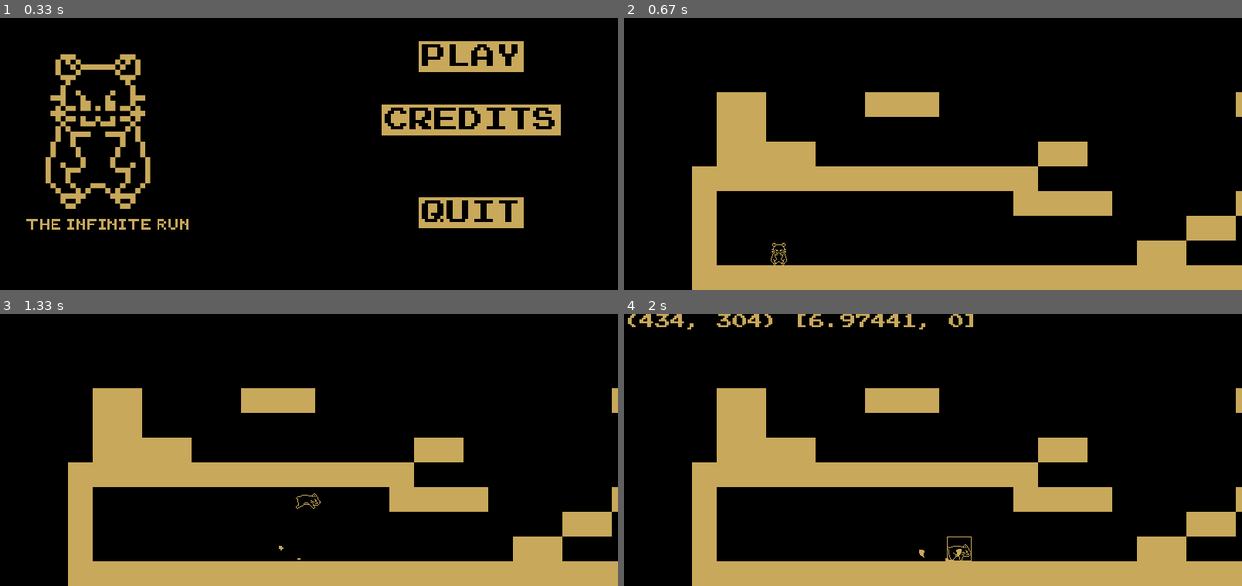
Above: before the commit, frames 1-4 (two rows, left to right).
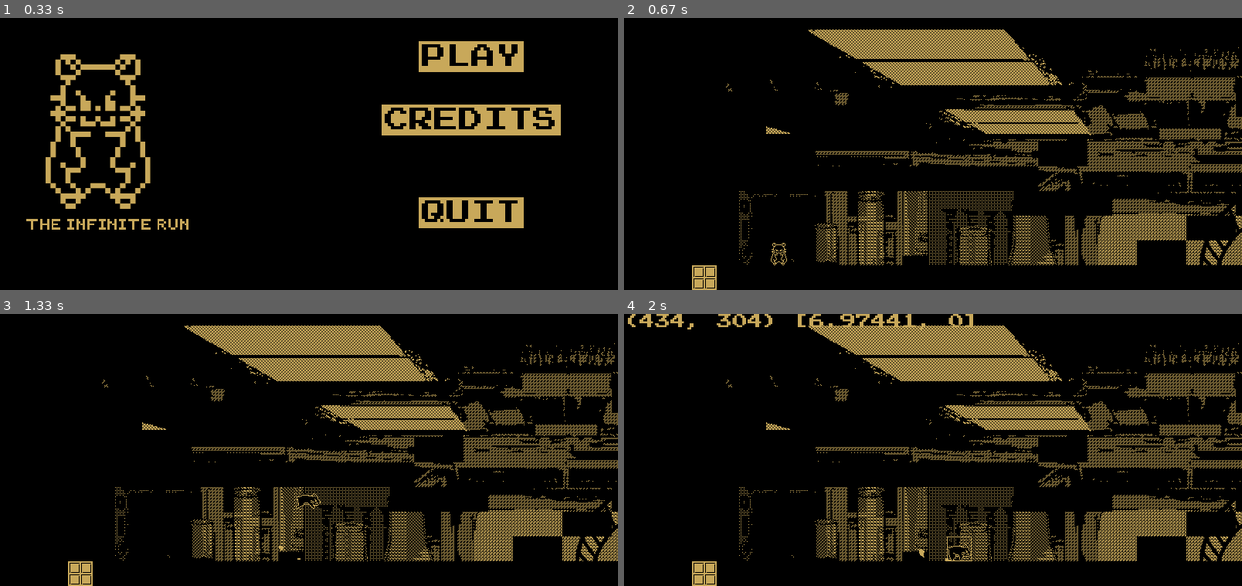
Above: after the commit, the same moments.

Repository: MinekPo1/theInfiniteEscape
Game: pygame game, started from code/main.py
Same seed, same stepped clock (60 frames per second), same inputs: the game is played once before the commit and once after it.
Inputs (mouse positions are in pixels of both pictures, inside the frame that each line leads up to):
- Up to frame 1 (0.33 s): no input
- Up to frame 2 (0.67 s): click "PLAY" at 0.38 s
- Up to frame 3 (1.33 s): hold Right 0.67-1.13 s; move the mouse to (284, 460) at 0.7 s; hold Up from 1.17 s (still down)
- Up to frame 4 (2 s): release Up at 1.47 s; hold Right 1.5-1.97 s; tap ' at 1.65 s

Frame 1 is identical in both runs. In frame 2, 34% of the frame differs, in the area x 11-100%, y 4-100%; in frame 3, 34%; in frame 4, 34%.

Commit message:
updated gitignore, added paralax and tile sprites

Diff:
--- a/code/level.py
+++ b/code/level.py
@@ -22,7 +22,8 @@
 
 class Level:
 	def __init__(
-		self, path: str | Path | None, surface: pygame.Surface | pygame.surface.Surface
+		self, path: str | Path | None, surface: pygame.Surface |
+		pygame.surface.Surface
 	):
 		# level setup
 		self.display_surface = surface
@@ -123,10 +124,6 @@
 					y = read_num(p_size)
 					self.tiles.add(
 						Tile((0+x*TILE_SIZE, SCREEN_HEIGHT-(y+1)*TILE_SIZE),
-							(
-								TILE_SIZE*tiles[tile_id]['width'],
-								TILE_SIZE*tiles[tile_id]['height']
-							),
 							tile_id
 						)
 					)
--- a/code/main.py
+++ b/code/main.py
@@ -30,17 +30,33 @@
 	return pygame.font.Font("MainMenu/font.ttf", size)
 
 
+bg_images = [pygame.image.load(f'../graphics/bg/paralax{i}.png').convert_alpha() for i in range(1, 3)]
+bg_width = bg_images[0].get_width()
+bg_overlay = pygame.image.load('../graphics/bg/paralax3.png')
+
+
+def draw_bg(scroll: float):
+	for j,i in enumerate(bg_images):
+		SCREEN.blit(i, (-scroll * (1.5-0.5*j), 0))
+		SCREEN.blit(i, (-scroll * (1.5-0.5*j) % bg_width, 0))
+
+
 def play():
 	paused = False
 	pause_buttons = [
 		Button((SCREEN_WIDTH//2, SCREEN_HEIGHT//2 - 48), "--PAUSED--", get_font(32)),
-		Button((SCREEN_WIDTH//2, SCREEN_HEIGHT//2),      "RESUME",     get_font(32), True),
+		Button(
+			(SCREEN_WIDTH//2, SCREEN_HEIGHT//2),"RESUME",get_font(32),
+			True
+		),
 		Button((SCREEN_WIDTH//2, SCREEN_HEIGHT//2 + 48), "QUIT",  get_font(32), True)
 	]
 	while True:
 		pygame.display.set_caption("GAME")
 
 		SCREEN.fill((0, 0, 0))
+		draw_bg(-level.current_x)
+		SCREEN.blit(bg_overlay, (0, 0))
 
 		clicked = False
 		for event in pygame.event.get():
--- a/code/tiles.py
+++ b/code/tiles.py
@@ -1,15 +1,48 @@
 import pygame
+from pathlib import Path
+import yaml
+from settings import TILE_SIZE
 
 COLOR = (200, 168, 90)
+
+tiles = yaml.safe_load(open('../tiles.yml'))
+
+
+tile_sprite_folder = Path(__file__).parent.parent / 'graphics/tiles'
+
+sprite_cache: dict[str,pygame.surface.Surface] = {}
+
+
+def load_sprite(spec: str,size: tuple[int,int]) -> pygame.surface.Surface:
+	if spec in sprite_cache:
+		return sprite_cache[spec]
+	if ":" in spec:
+		spec, index = spec.split(':')
+		index = int(index)
+		if spec in sprite_cache:
+			sprite = sprite_cache[spec]
+		else:
+			sprite = pygame.image.load(
+				(tile_sprite_folder / f'{spec}.png').open("rb")
+			).convert_alpha()
+			sprite_cache[spec] = sprite
+		o = pygame.surface.Surface(size)
+		o.blit(sprite, (0, 0), (index * size[0], 0, size[0], size[1]))
+	else:
+		o = pygame.image.load(
+			(tile_sprite_folder / f'{spec}.png').open("rb")
+		).convert_alpha()
+	sprite_cache[spec] = o
+	return o
 
 
 class Tile(pygame.sprite.Sprite):
 	rect: pygame.Rect
 
-	def __init__(self, pos, size, type_id):
+	def __init__(self, pos, type_id):
 		super().__init__()
-		self.image = pygame.Surface(size)
-		self.image.fill(COLOR)
+		size = (TILE_SIZE * tiles[type_id]["width"], TILE_SIZE * tiles[type_id]["height"])
+		self.image = load_sprite(tiles[type_id]['sprite'], size)
 		self.type_id = type_id
 		self.rect = self.image.get_rect(topleft=pos)  # type:ignore
 
--- a/level.py
+++ /dev/null
@@ -1,37 +0,0 @@
-import pygame
-from tiles import Tile
-from settings import tile_size
-from player import Player
-
-class Level:
-	def __init__(self,level_data,surface):
-
-		# level setup
-		self.display_surface = surface
-		self.setup_level(level_data)
-		self.world_shift = 0
-
-	def setup_level(self,layout):
-		self.tiles = pygame.sprite.Group()
-		self.player = pygame.sprite.GroupSingle()
-
-		for row_index,row in enumerate(layout):
-			for col_index,cell in enumerate(row):
-				x = col_index * tile_size
-				y = row_index * tile_size
-
-				if cell == 'X':
-					tile = Tile((x,y),tile_size)
-					self.tiles.add(tile)
-				if cell == 'P':
-					player_sprite = Player((x,y))
-					self.player.add(player_sprite)
-
-	def run(self):
-		#level tiles
-		self.tiles.update(self.world_shift)
-		self.tiles.draw(self.display_surface)
-
-		#player
-		self.player.update()
-		self.player.draw(self.display_surface)
--- a/main.py
+++ /dev/null
@@ -1,21 +0,0 @@
-import pygame, sys
-from settings import *
-from level import Level
-
-# Pygame setup
-pygame.init()
-screen = pygame.display.set_mode((screen_width,screen_height))
-clock = pygame.time.Clock()
-level = Level(level_map,screen)
-
-while True:
-	for event in pygame.event.get():
-		if event.type == pygame.QUIT:
-			pygame.quit()
-			sys.exit()
-
-	screen.fill('black')
-	level.run()
-
-	pygame.display.update()
-	clock.tick(60)
--- a/player.py
+++ /dev/null
@@ -1,25 +0,0 @@
-import pygame
-
-
-class Player(pygame.sprite.Sprite):
-    def __init__(self, pos):
-        super().__init__()
-        self.image = pygame.Surface((32, 64))
-        self.rect = self.image.get_rect(topleft=pos)
-
-        # player movement
-        self.direction = pygame.math.Vector2(0, 0)
-
-    def get_input(self):
-        keys = pygame.key.get_pressed()
-
-        if keys[pygame.K_RIGHT]:
-            self.direction.x = 1
-        elif keys[pygame.K_LEFT]:
-            self.direction.x = -1
-        else:
-            self.direction.x = 0
-
-    def update(self):
-        self.rect.x += self.direction.x
-        self.get_input()
--- a/settings.py
+++ /dev/null
@@ -1,16 +0,0 @@
-level_map = [
-'                                   ',
-'                                   ',
-'                                   ',
-'                                   ',
-'                                   ',
-'XXXXXXXXXXXXX                      ',
-'X           X                      ',
-'X           XXXX       XX    XX    ',
-'X                     XXX    XXX   ',
-'X    P      XX      XXXX      XXXX ',
-'XXXXXXXXXXXXXXXXXXXXXXXX      XXXXX']
-
-tile_size = 64
-screen_width = 1200
-screen_height = len(level_map) * tile_size
--- a/tiles.py
+++ /dev/null
@@ -1,13 +0,0 @@
-import pygame
-
-color1 = (200, 168, 90)
-
-class Tile(pygame.sprite.Sprite):
-	def __init__(self,pos,size):
-		super().__init__()
-		self.image = pygame.Surface((size,size))
-		self.image.fill(color1)
-		self.rect = self.image.get_rect(topleft = pos)
-
-	def update(self,x_shift):
-		self.rect.x += x_shift
--- a/tiles.yml
+++ b/tiles.yml
@@ -1,2 +1,3 @@
 - width:  1
   height: 1
+  sprite: tiles:1
Not shown, removed: code/README.md
Binary file added: graphics/bg/paralax1.png
Binary file added: graphics/bg/paralax2.png
Binary file added: graphics/bg/paralax3.png
Binary file changed: graphics/character/fall/fall.png
Binary file changed: graphics/character/idle/1.png
Binary file changed: graphics/character/idle/2.png
Binary file changed: graphics/character/idle/3.png
Binary file changed: graphics/character/idle/4.png
Binary file changed: graphics/character/idle/5.png
Binary file changed: graphics/character/jump/1.png
Binary file changed: graphics/character/jump/2.png
(and 15 more such lines)
